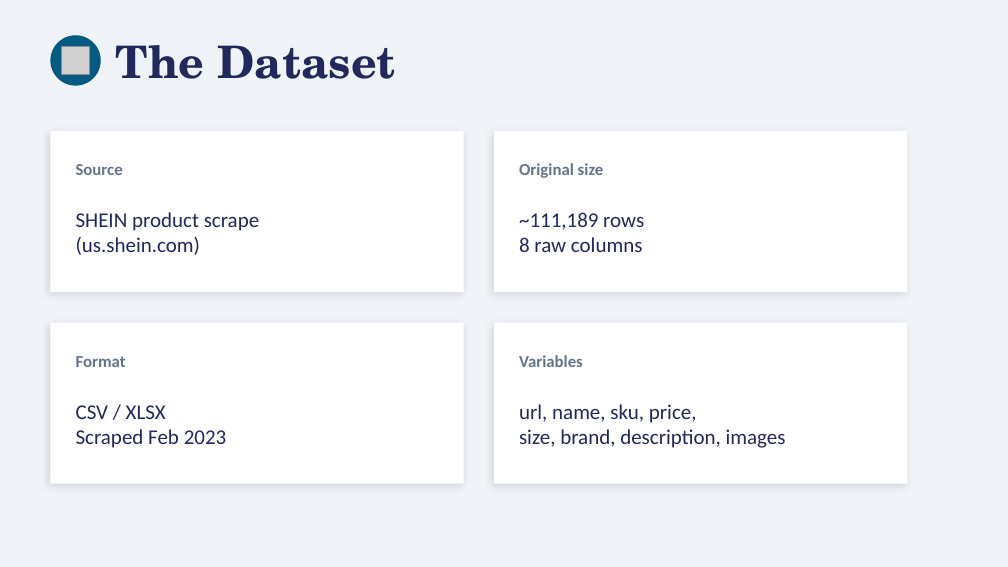
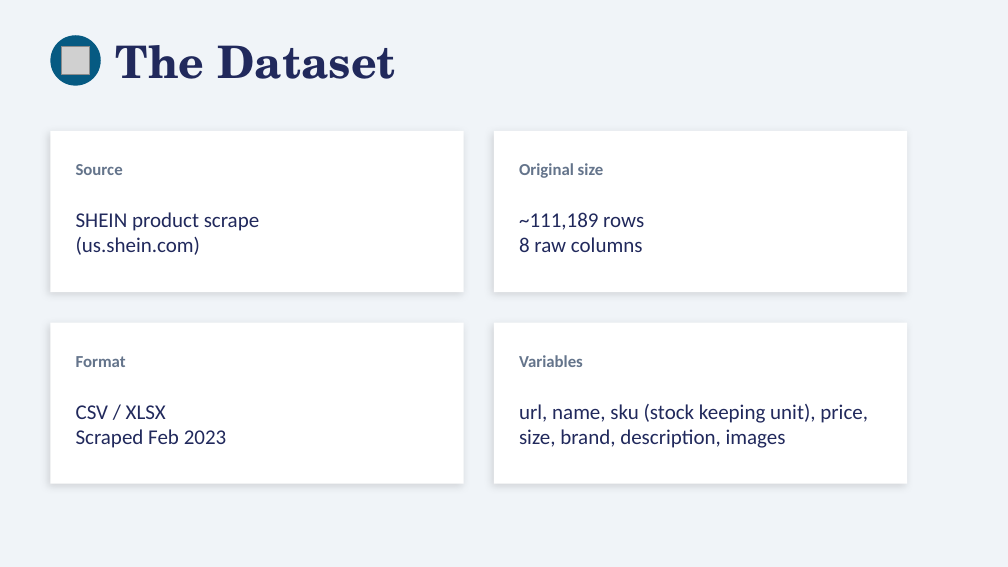
Before and after one commit to NMelville2000/Shein_Data_Cleaning_Assignment, a slide deck: slide 2 of SHEIN_Data_Cleaning_Presentation.pptx. Drawn at 1008x567 pixels with LibreOffice and Linux fonts; fonts in the diff are those of the drawing; grey boxes stand for pictures. Boxes give left, top, right and bottom in pixels: in the first picture for what was removed or moved away, otherwise in the second. Text is boxed around its words. In the diff, an @@ line names an element or a change of style, - is before the commit and + after.

```diff
--- a/SHEIN_Data_Cleaning_Presentation.pptx
+++ b/SHEIN_Data_Cleaning_Presentation.pptx
@@ text at (519,404,868,423): text changed @@
-url, name, sku, price,
+url, name, sku (stock keeping unit), price,
```
Also in this commit, not shown: 4 other slides changed, 1 slide added, 2 other files.
